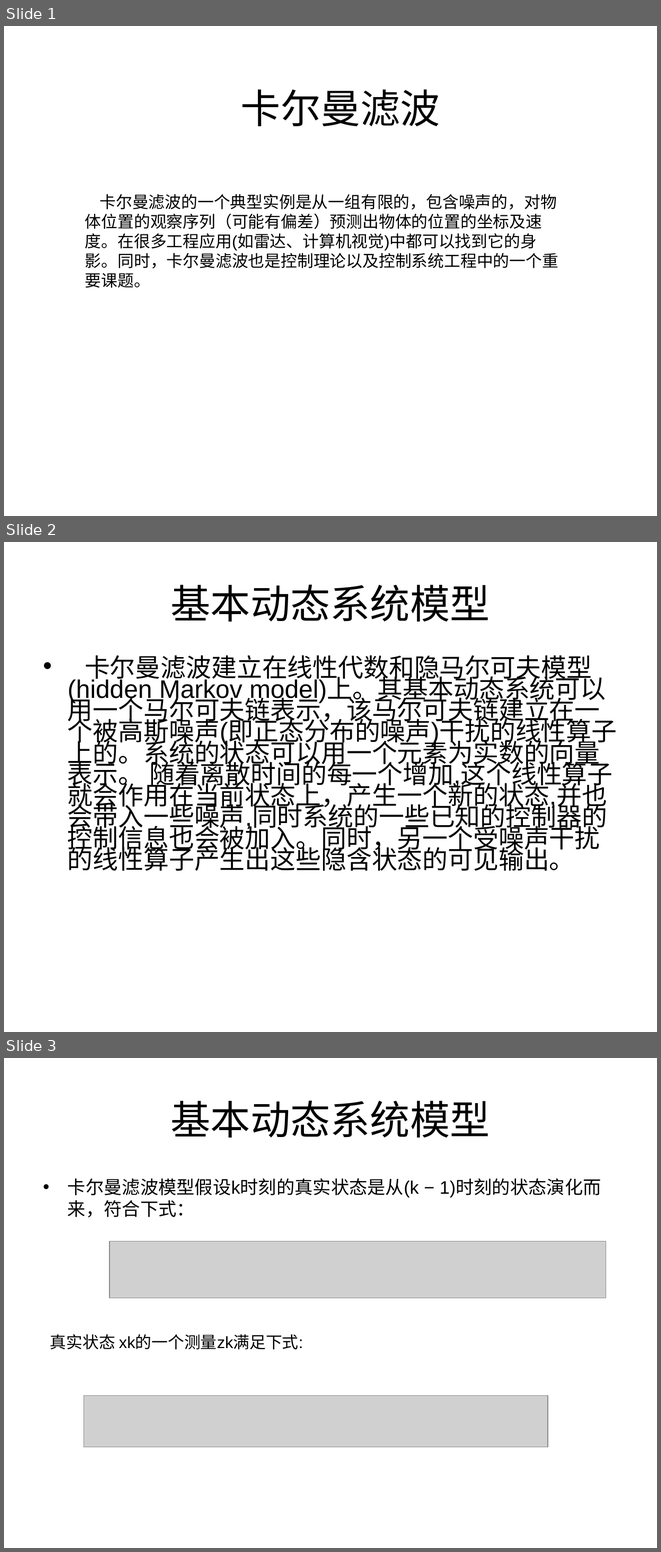
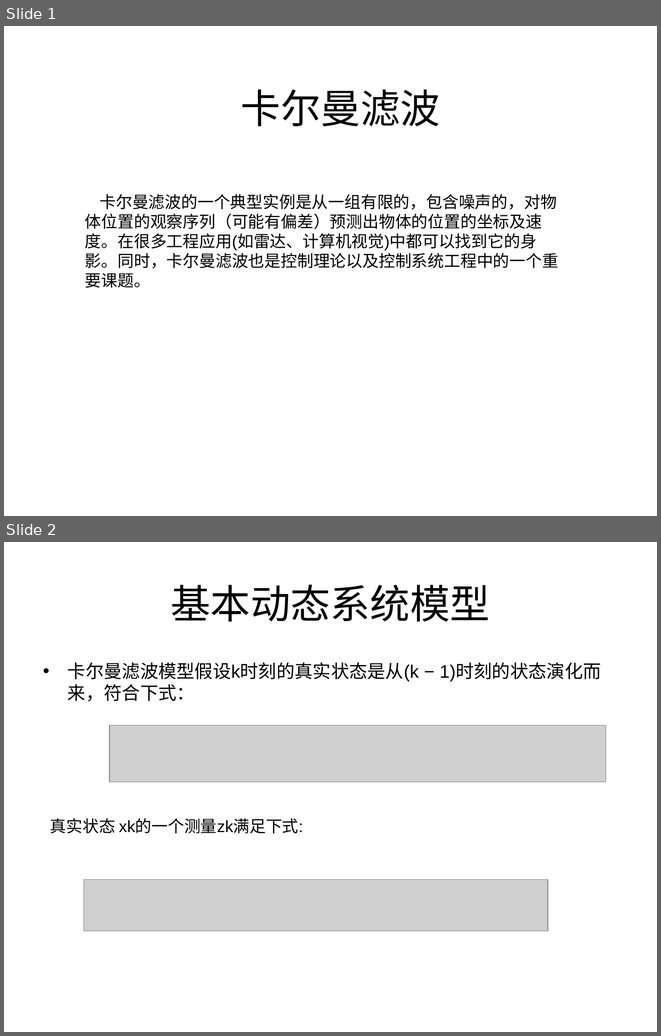
Before and after one commit to damarquezg/machine-learning, a slide deck: 卡尔曼滤波.ppt. Shown one above the other, each under a label of ours: slides 1, 2 and 3 before the commit, slides 1 and 2 after it. The pictures are 661x1552 and 661x1036 pixels, drawn with LibreOffice and Linux fonts; fonts in the diff are those of the drawing; grey boxes stand for pictures. Boxes give left, top, right and bottom in pixels: in the first picture for what was removed or moved away, otherwise in the second. Text is boxed around its words. In the diff, an @@ line names an element or a change of style, - is before the commit and + after.

```diff
--- a/卡尔曼滤波.ppt
+++ b/卡尔曼滤波.ppt
@@ slide 2 removed at (x1=4, y1=542, x2=657, y2=1032), background #FFFFFF @@
@@ title removed at (x1=171, y1=584, x2=490, y2=622) @@
-基本动态系统模型
@@ text removed at (x1=68, y1=655, x2=617, y2=871) @@
-• 卡尔曼滤波建立在线性代数和隐马尔可夫模型(hidden Markov model)上。其基本动态系统可以用一个马尔可夫链表示，该马尔可夫链建立在一个被高斯噪声(即正态分布的噪声)干扰的线性算子上的。系统的状态可以用一个元素为实数的向量表示。 随着离散时间的每一个增加,这个线性算子就会作用在当前状态上，产生一个新的状态,并也会带入一些噪声,同时系统的一些已知的控制器的控制信息也会被加入。同时，另一个受噪声干扰的线性算子产生出这些隐含状态的可见输出。
@@ what was slide 3 is now slide 2 @@
```
Also in this commit, not shown: 15 other files.
